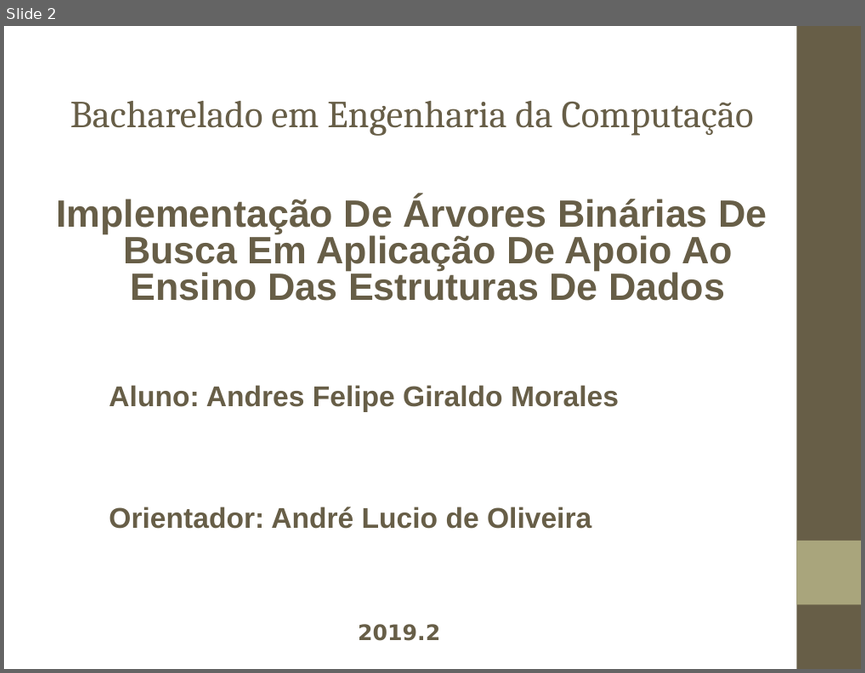
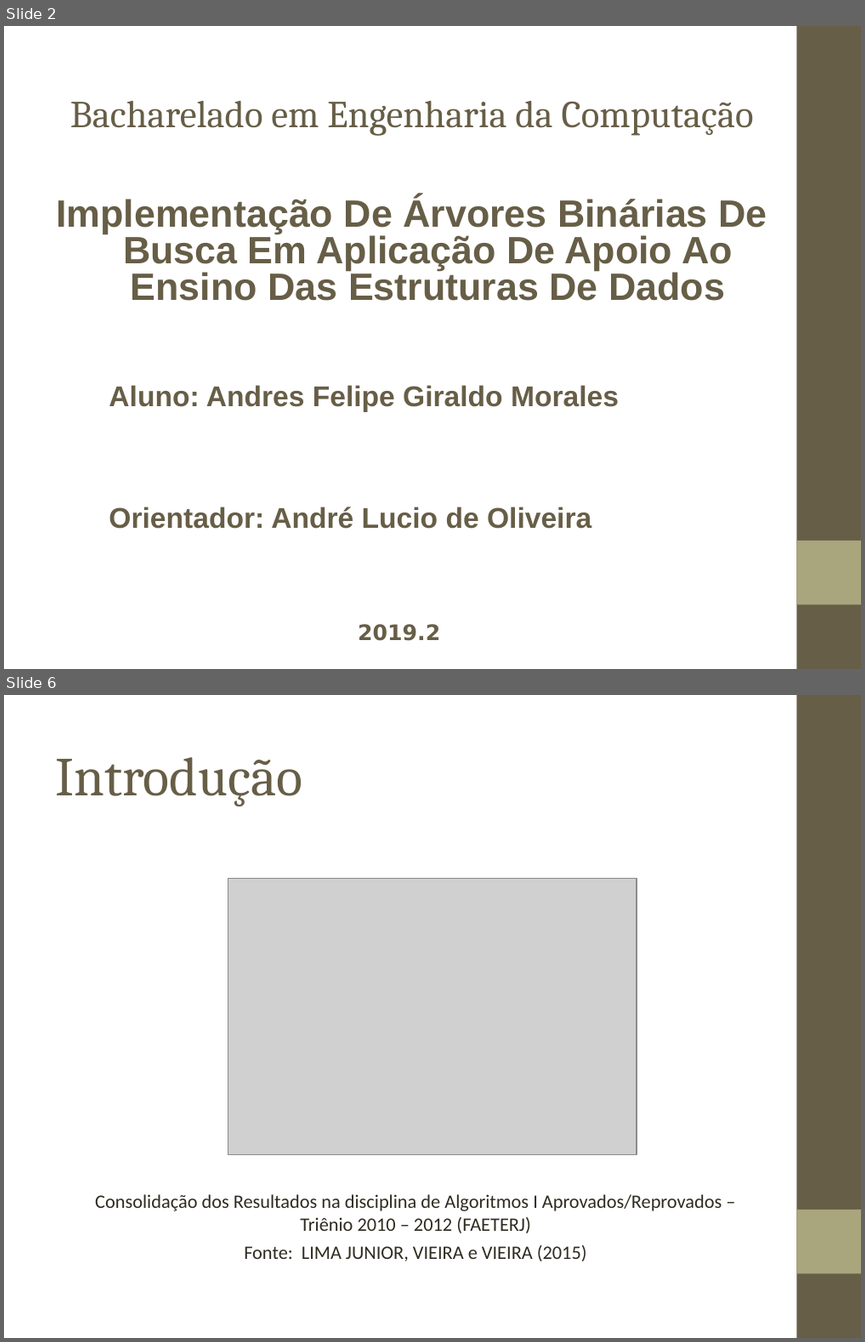
Before and after one commit to andresklr/monografia1902, a slide deck: Texto/Apresentação/Monografia 1902.ppt. Shown one above the other, each under a label of ours: slide 2 before the commit, slides 2 and 6 after it; the slides between them are not shown. The pictures are 865x673 and 865x1342 pixels, drawn with LibreOffice and Linux fonts; fonts in the diff are those of the drawing; grey boxes stand for pictures; background and template pictures are left out. Boxes give left, top, right and bottom in pixels: in the first picture for what was removed or moved away, otherwise in the second. Text is boxed around its words. In the diff, an @@ line names an element or a change of style, - is before the commit and + after.

```diff
--- a/Texto/Apresentação/Monografia 1902.ppt
+++ b/Texto/Apresentação/Monografia 1902.ppt
@@ slide 6 added at (4,695,861,1338), background picture (left out); not listed: 2 template elements that a slide beside it also shows @@
@@ title added at (55,757,302,806), 46 pt, text #675E47 @@
+Introdução
@@ picture added at (228,879,636,1154) @@
@@ text added at (95,1194,721,1261), 16 pt, text #2F2B20 @@
+Consolidação dos Resultados na disciplina de Algoritmos I Aprovados/Reprovados – Triênio 2010 – 2012 (FAETERJ)
+Fonte: LIMA JUNIOR, VIEIRA e VIEIRA (2015)
```
Also in this commit, not shown: 1 slide changed, 8 other slides added, 8 slides removed, 3 other files.
